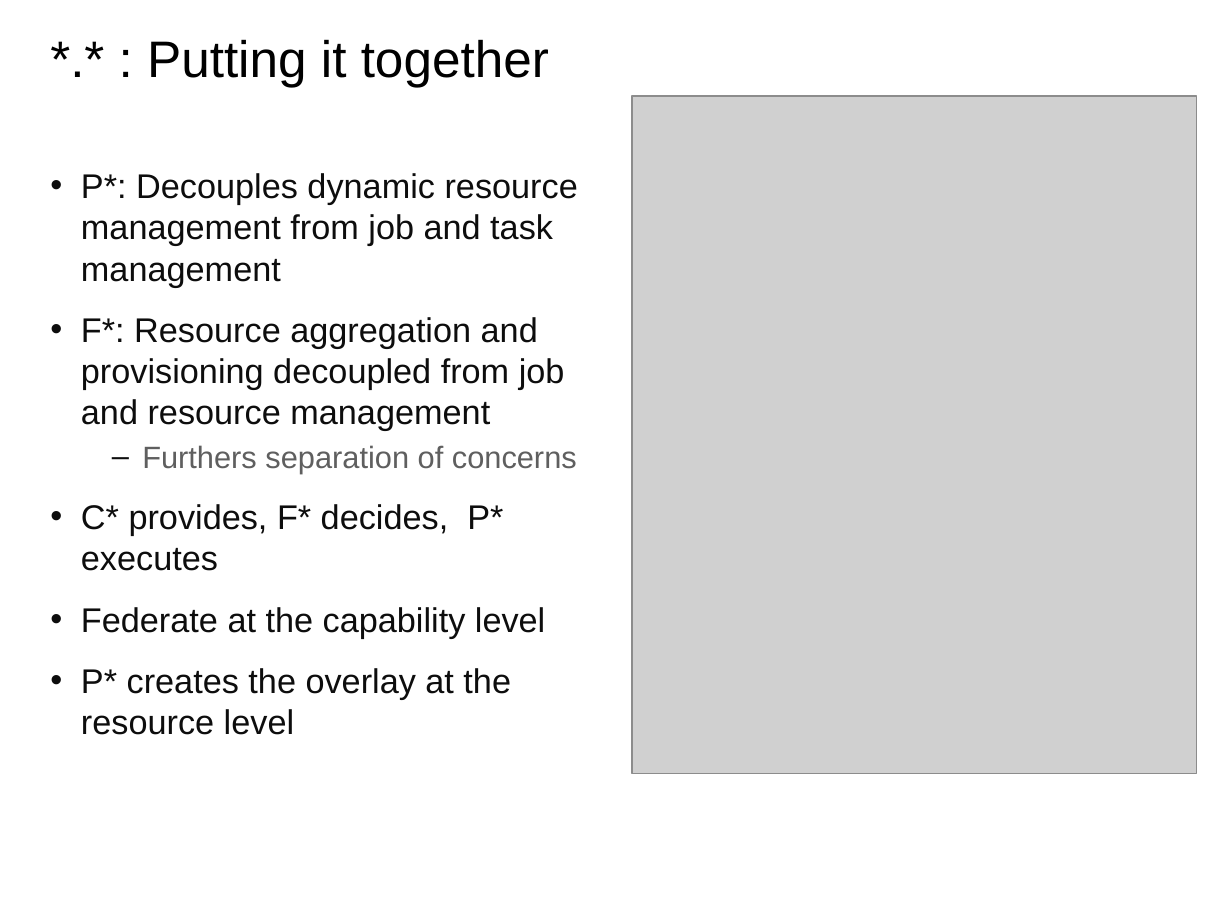
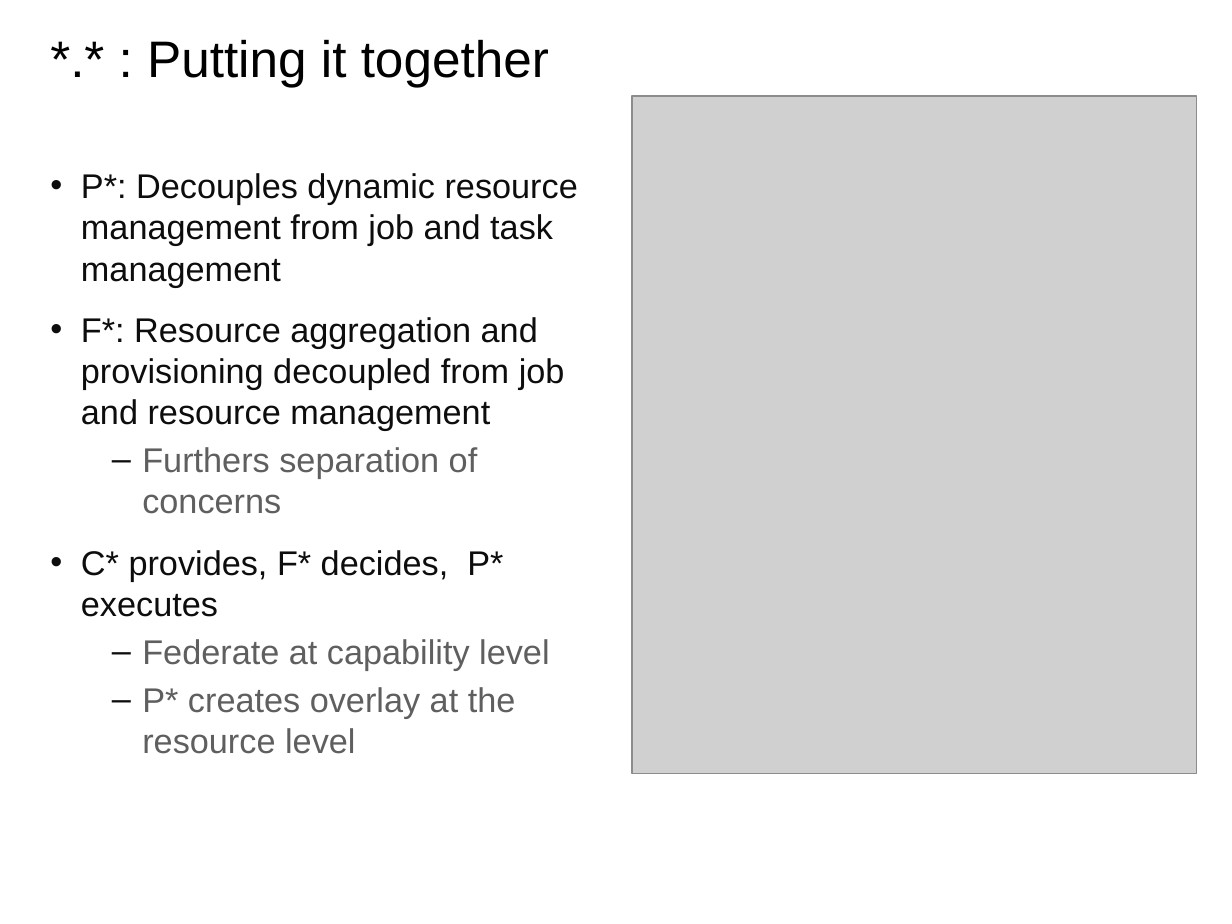
Before and after one commit to saga-project/NGMW, a slide deck: slide 16 of presentations/radical-modsim.pptx (slide 17 before the commit). Drawn at 1232x924 pixels with LibreOffice and Linux fonts; fonts in the diff are those of the drawing; grey boxes stand for pictures; background and template pictures are left out. Boxes give left, top, right and bottom in pixels: in the first picture for what was removed or moved away, otherwise in the second. Text is boxed around its words. In the diff, an @@ line names an element or a change of style, - is before the commit and + after.

```diff
--- a/presentations/radical-modsim.pptx
+++ b/presentations/radical-modsim.pptx
@@ text at (142,447,478,514): size 18 to 20 pt in "Furthers separation of concerns" @@
@@ text at (142,639,549,754): text changed; text colour #0D0D0D to #5F5F5F @@
-• Federate at the capability level
-• P* creates the overlay at the resource level
+  – Federate at capability level
+  – P* creates overlay at the resource level
```
Also in this commit, not shown: 9 other slides changed, 1 slide removed.
